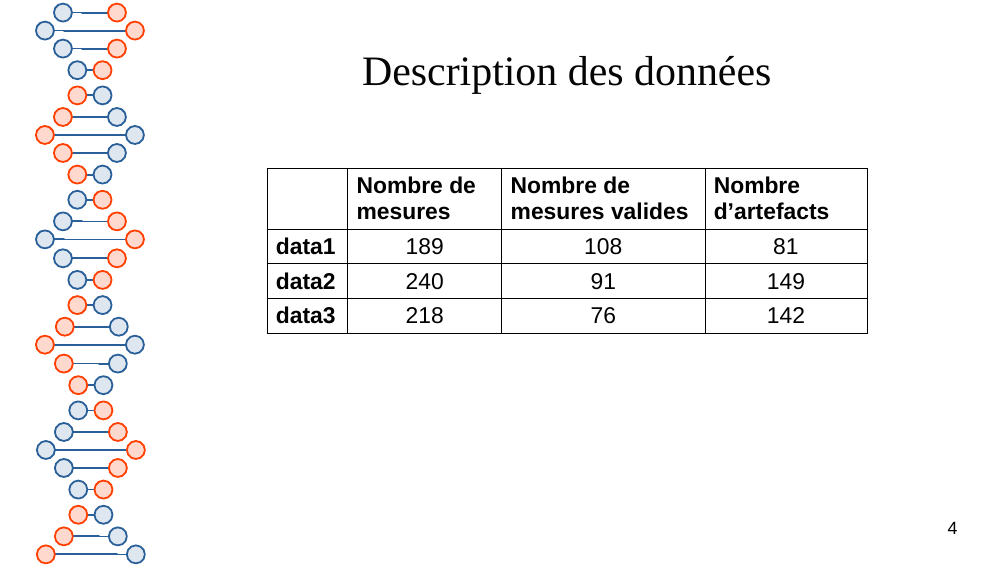
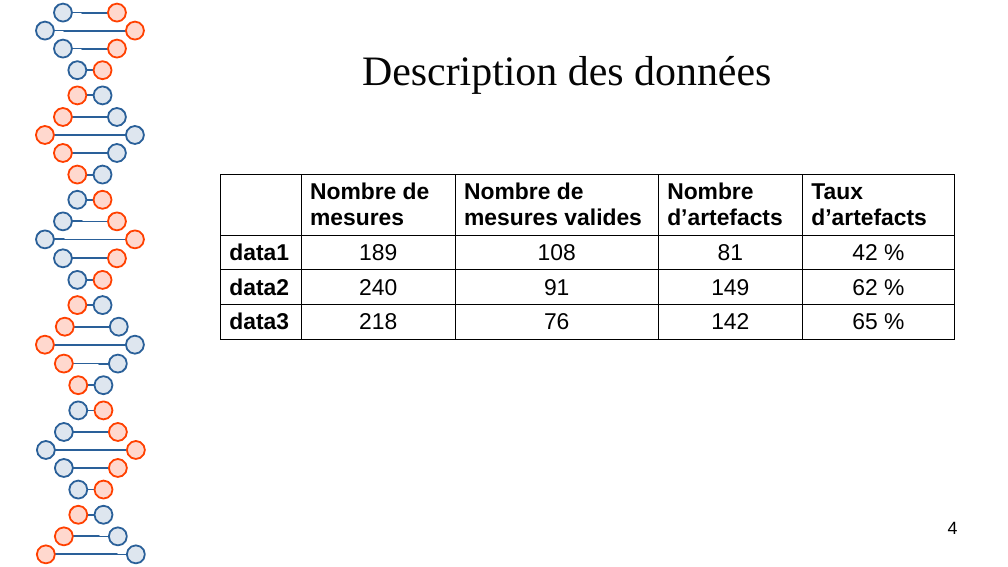
Before and after one commit to Polytech-E2I/data-processing, a slide deck: slide 4 of Projet1/report.odp. Drawn at 1008x567 pixels with LibreOffice and Linux fonts; fonts in the diff are those of the drawing. Boxes give left, top, right and bottom in pixels: in the first picture for what was removed or moved away, otherwise in the second. Text is boxed around its words. In the diff, an @@ line names an element or a change of style, - is before the commit and + after.

```diff
--- a/Projet1/report.odp
+++ b/Projet1/report.odp
@@ table at bbox=[220, 175, 955, 340] @@
+column 5: Taux d’artefacts | 42 % | 62 % | 65 %
@@ table: place and size @@
-table at bbox=[267, 168, 867, 334]
+table at bbox=[220, 175, 955, 340]
```
Also in this commit, not shown: 4 slides added, 1 other file.
